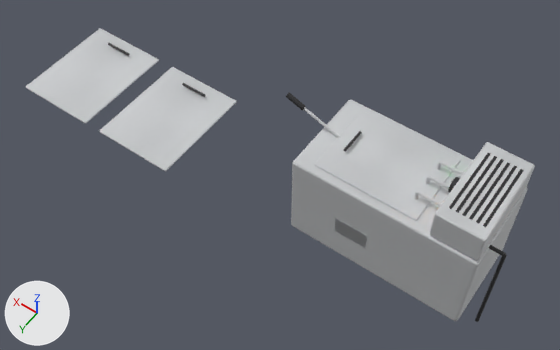
What one commit did to the glTF model public/configurator-models/interieur/kochen/Friteuse.glb.
Camera for both pictures: a 50 mm lens placed at (-4.57, 12.21, 19.23), pointed at (3.33, 1.16, 1.86). Lighting does not change. The marker at lower left points along +X, +Y and +Z. The first picture is the older version. Where no turn or scale is listed for an object, it has been applied to the vertices.

The first picture shows 'Fritteuse_IMBISS_II_Deckel_1', 'Fritteuse_IMBISS_II_Deckel_2', 'Fritteuse_IMBISS_II_Deckelgriff_1', 'Fritteuse_IMBISS_II_Deckelgriff_2', 'Fritteuse_IMBISS_I_Deckel_1', 'Fritteuse_IMBISS_I_Gehaeuse', 'Fritteuse_IMBISS_I_Schaltkasten', 'Fritteuse_IMBISS_I_Typenschild' and 15 more.
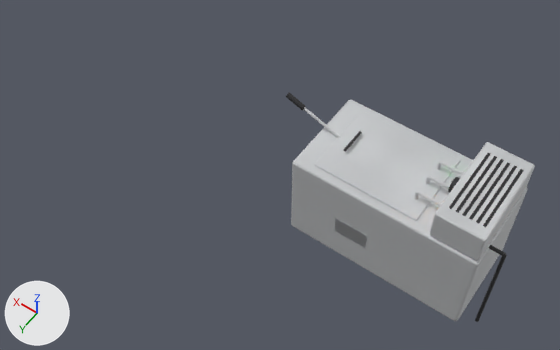
What differs and where, as boxes [x1, y1, x2, y2] in the pictures (560 x 350 px):
'Fritteuse_IMBISS_II_Deckel_1', deleted: before [99, 67, 237, 171]
'Fritteuse_IMBISS_II_Deckel_2', deleted: before [26, 28, 159, 123]
'Fritteuse_IMBISS_II_Deckelgriff_1', deleted: before [182, 83, 206, 97]
'Fritteuse_IMBISS_II_Deckelgriff_2', deleted: before [108, 43, 129, 56]

The edits, one by one:
Object 'Fritteuse_IMBISS_II_Deckel_1' (ob_fritteuse_imbiss_ii_deckel_1) is deleted.
Object 'Fritteuse_IMBISS_II_Deckel_2' (ob_fritteuse_imbiss_ii_deckel_2) is deleted.
Object 'Fritteuse_IMBISS_II_Deckelgriff_1' (ob_fritteuse_imbiss_ii_deckelgriff_1) is deleted.
Object 'Fritteuse_IMBISS_II_Deckelgriff_2' (ob_fritteuse_imbiss_ii_deckelgriff_2) is deleted.
